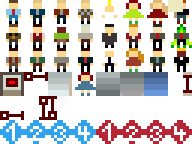
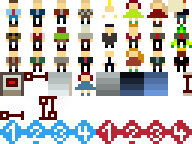
Comparing the layer stacks of the two (192, 144) images. Changes:
removed layer "Pasted Layer" over [120, 72, 144, 96]
painted on "sprites.png" over [174, 63, 189, 66]
